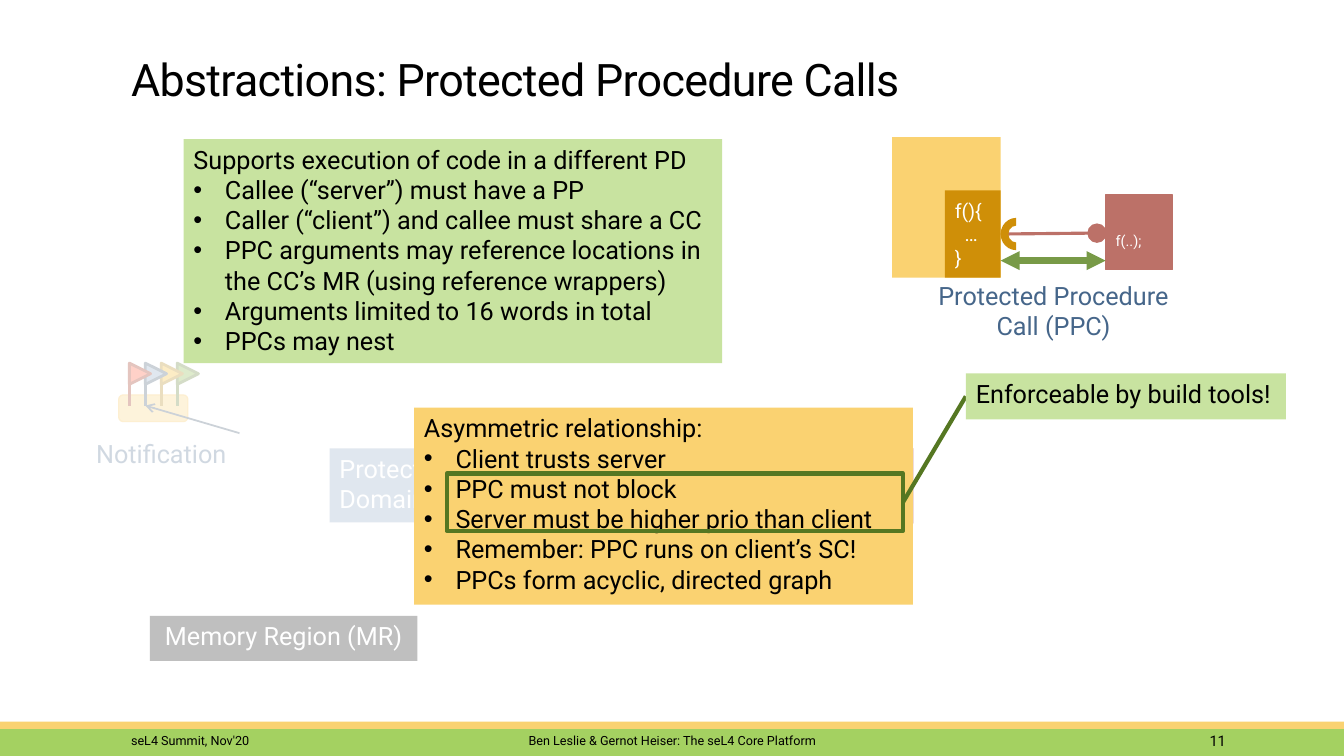
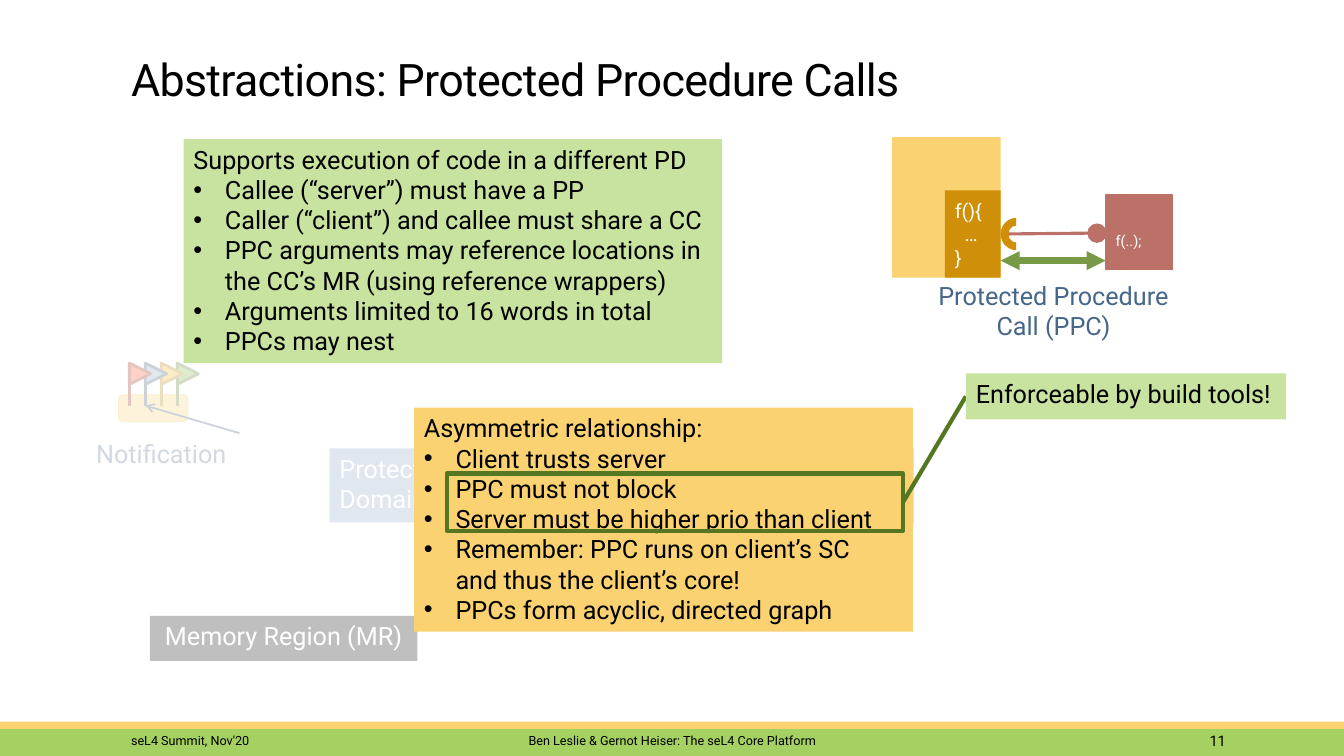
Before and after one commit to BreakawayConsulting/platform-sel4-docs, a slide deck: slide 11 of 2011-summit-platform.pptx. Drawn at 1344x756 pixels with LibreOffice and Linux fonts; fonts in the diff are those of the drawing; background and template pictures are left out. Boxes give left, top, right and bottom in pixels: in the first picture for what was removed or moved away, otherwise in the second. Text is boxed around its words. In the diff, an @@ line names an element or a change of style, - is before the commit and + after.

```diff
--- a/2011-summit-platform.pptx
+++ b/2011-summit-platform.pptx
@@ rectangle "Asymmetric relationship:": place and size @@
-rectangle "Asymmetric relationship:" at box(414, 407, 913, 604)
+rectangle "Asymmetric relationship:" at box(414, 407, 913, 631)
@@ text in rectangle at box(456, 539, 849, 590): text changed @@
-• Remember: PPC runs on client’s SC!
+• Remember: PPC runs on client’s SC
+  and thus the client’s core!
```
Also in this commit, not shown: 4 other slides changed.
